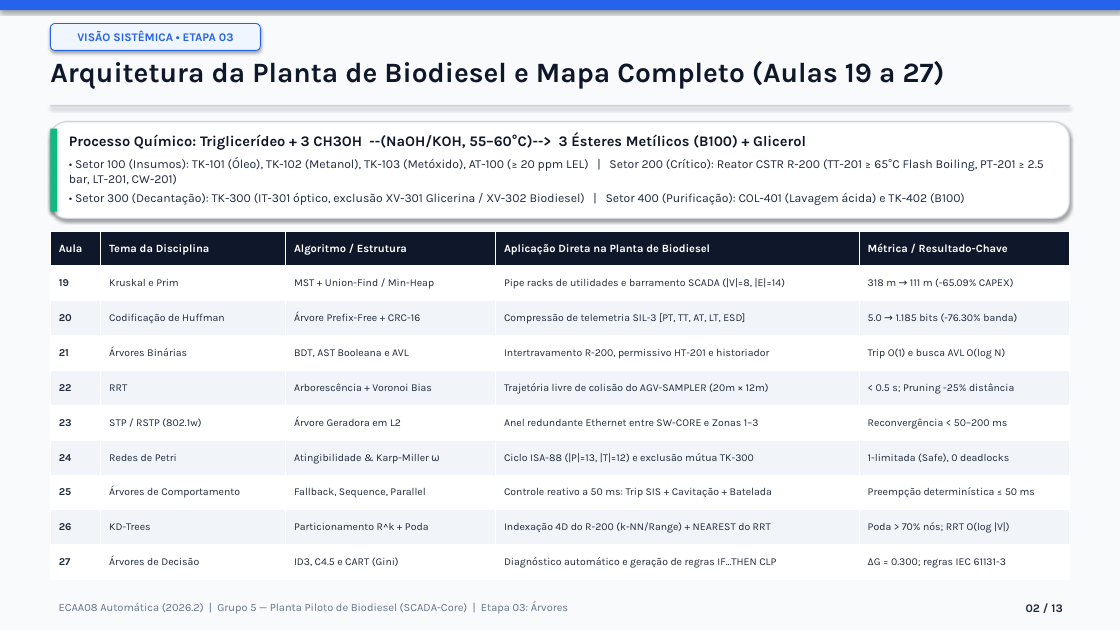
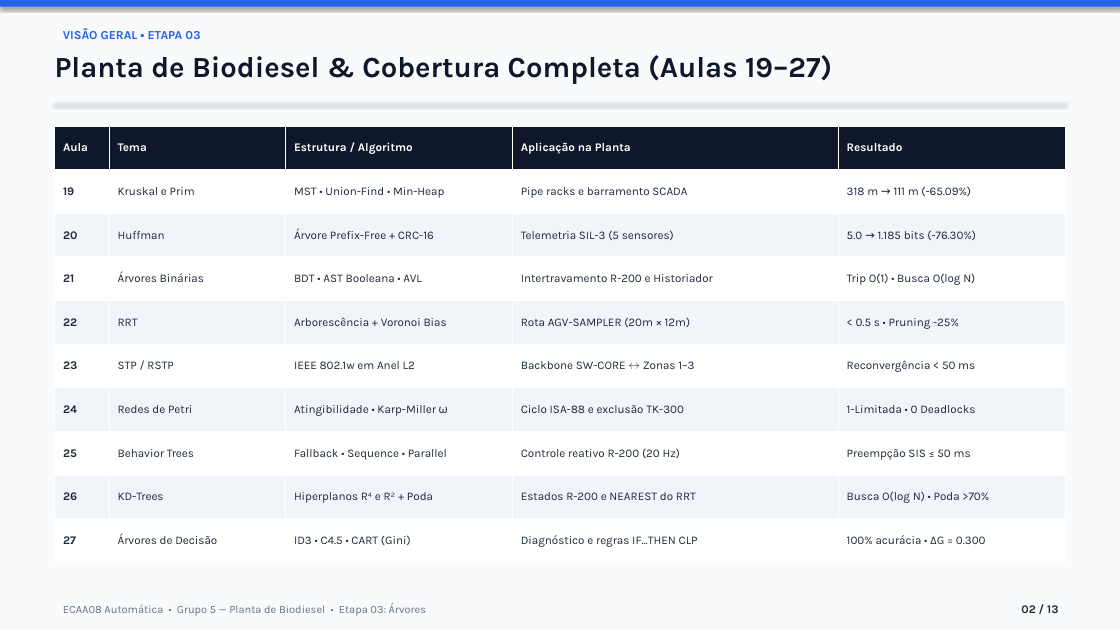
Before and after one commit to igorfantucci/Aula-Automatica---GRUPO-5, a slide deck: slide 2 of etapa-03-arvores/apresentacao_etapa_03.pptx. Drawn at 1120x630 pixels with LibreOffice and Linux fonts; fonts in the diff are those of the drawing. Boxes give left, top, right and bottom in pixels: in the first picture for what was removed or moved away, otherwise in the second. Text is boxed around its words. In the diff, an @@ line names an element or a change of style, - is before the commit and + after.

```diff
--- a/etapa-03-arvores/apresentacao_etapa_03.pptx
+++ b/etapa-03-arvores/apresentacao_etapa_03.pptx
@@ text "VISÃO GERAL • ETAPA 03": place and size @@
-text "VISÃO GERAL • ETAPA 03" at box(50, 24, 260, 50)
+text "VISÃO GERAL • ETAPA 03" at box(63, 28, 200, 39)
@@ text "VISÃO GERAL • ETAPA 03" at box(63, 28, 200, 39): vertical alignment middle to top; fill #EFF6FF to none; outline #2563EB 0.75 pt to none; shadow off @@
@@ text at box(63, 28, 200, 39): text changed; size 10 to 10.5 pt @@
-VISÃO SISTÊMICA • ETAPA 03
+VISÃO GERAL • ETAPA 03
@@ text at box(55, 55, 832, 84): text changed; size 24 to 25 pt @@
-Arquitetura da Planta de Biodiesel e Mapa Completo (Aulas 19 a 27)
+Planta de Biodiesel & Cobertura Completa (Aulas 19–27)
@@ rectangle: place and size @@
-rectangle at box(50, 105, 1070, 107)
+rectangle at box(55, 103, 1065, 103)
@@ rectangle at box(55, 103, 1065, 103): fill #CBD5E1 to #E2E8F0 @@
@@ rounded rectangle removed at box(50, 122, 1070, 218) @@
@@ rectangle removed at box(50, 129, 57, 212) @@
@@ table at box(55, 126, 1065, 563) @@
-row 1: Aula | Tema da Disciplina | Algoritmo / Estrutura | Aplicação Direta na Planta de Biodiesel | Métrica / Resultado-Chave
+row 1: Aula | Tema | Estrutura / Algoritmo | Aplicação na Planta | Resultado
-row 2: 19 | Kruskal e Prim | MST + Union-Find / Min-Heap | Pipe racks de utilidades e barramento SCADA (|V|=8, |E|=14) | 318 m → 111 m (-65.09% CAPEX)
+row 2: 19 | Kruskal e Prim | MST • Union-Find • Min-Heap | Pipe racks e barramento SCADA | 318 m → 111 m (-65.09%)
-row 3: 20 | Codificação de Huffman | Árvore Prefix-Free + CRC-16 | Compressão de telemetria SIL-3 [PT, TT, AT, LT, ESD] | 5.0 → 1.185 bits (-76.30% banda)
+row 3: 20 | Huffman | Árvore Prefix-Free + CRC-16 | Telemetria SIL-3 (5 sensores) | 5.0 → 1.185 bits (-76.30%)
-row 4: 21 | Árvores Binárias | BDT, AST Booleana e AVL | Intertravamento R-200, permissivo HT-201 e historiador | Trip O(1) e busca AVL O(log N)
+row 4: 21 | Árvores Binárias | BDT • AST Booleana • AVL | Intertravamento R-200 e Historiador | Trip O(1) • Busca O(log N)
-row 5, column 4: Trajetória livre de colisão do AGV-SAMPLER (20m × 12m)
+row 5, column 4: Rota AGV-SAMPLER (20m × 12m)
-row 5, column 5: < 0.5 s; Pruning -25% distância
+row 5, column 5: < 0.5 s • Pruning -25%
-row 6: 23 | STP / RSTP (802.1w) | Árvore Geradora em L2 | Anel redundante Ethernet entre SW-CORE e Zonas 1–3 | Reconvergência < 50–200 ms
+row 6: 23 | STP / RSTP | IEEE 802.1w em Anel L2 | Backbone SW-CORE ↔ Zonas 1–3 | Reconvergência < 50 ms
-row 7: 24 | Redes de Petri | Atingibilidade & Karp-Miller ω | Ciclo ISA-88 (|P|=13, |T|=12) e exclusão mútua TK-300 | 1-limitada (Safe), 0 deadlocks
+row 7: 24 | Redes de Petri | Atingibilidade • Karp-Miller ω | Ciclo ISA-88 e exclusão TK-300 | 1-Limitada • 0 Deadlocks
-row 8: 25 | Árvores de Comportamento | Fallback, Sequence, Parallel | Controle reativo a 50 ms: Trip SIS + Cavitação + Batelada | Preempção determinística ≤ 50 ms
+row 8: 25 | Behavior Trees | Fallback • Sequence • Parallel | Controle reativo R-200 (20 Hz) | Preempção SIS ≤ 50 ms
-row 9: 26 | KD-Trees | Particionamento R^k + Poda | Indexação 4D do R-200 (k-NN/Range) + NEAREST do RRT | Poda > 70% nós; RRT O(log |V|)
+row 9: 26 | KD-Trees | Hiperplanos R⁴ e R² + Poda | Estados R-200 e NEAREST do RRT | Busca O(log N) • Poda >70%
-row 10: 27 | Árvores de Decisão | ID3, C4.5 e CART (Gini) | Diagnóstico automático e geração de regras IF...THEN CLP | ΔG = 0.300; regras IEC 61131-3
+row 10: 27 | Árvores de Decisão | ID3 • C4.5 • CART (Gini) | Diagnóstico e regras IF...THEN CLP | 100% acurácia • ΔG = 0.300
@@ size 9.5 to 10 pt in "Aula" @@
@@ size 9 to 10 pt in "19", "Kruskal e Prim", "20", "Árvore Prefix-Free + CRC-16" and 13 more places @@
@@ table: place and size @@
-table at box(50, 231, 1070, 580)
+table at box(55, 126, 1065, 563)
@@ text removed at box(69, 132, 1044, 205) @@
-Processo Químico: Triglicerídeo + 3 CH3OH --(NaOH/KOH, 55–60°C)--> 3 Ésteres Metílicos (B100) + Glicerol
-• Setor 100 (Insumos): TK-101 (Óleo), TK-102 (Metanol), TK-103 (Metóxido), AT-100 (≥ 20 ppm LEL) | Setor 200 (Crítico): Reator CSTR R-200 (TT-201 ≥ 65°C Flash Boiling, PT-201 ≥ 2.5 bar, LT-201, CW-201)
-• Setor 300 (Decantação): TK-300 (IT-301 óptico, exclusão XV-301 Glicerina / XV-302 Biodiesel) | Setor 400 (Purificação): COL-401 (Lavagem ácida) e TK-402 (B100)
@@ text "02 / 13": place and size @@
-text "02 / 13" at box(1026, 604, 1062, 612)
+text "02 / 13" at box(1021, 605, 1058, 613)
@@ text at box(63, 603, 426, 616): text changed @@
-ECAA08 Automática (2026.2) | Grupo 5 — Planta Piloto de Biodiesel (SCADA-Core) | Etapa 03: Árvores
+ECAA08 Automática • Grupo 5 — Planta de Biodiesel • Etapa 03: Árvores
```
Also in this commit, not shown: 12 other slides changed, 1 other file.
